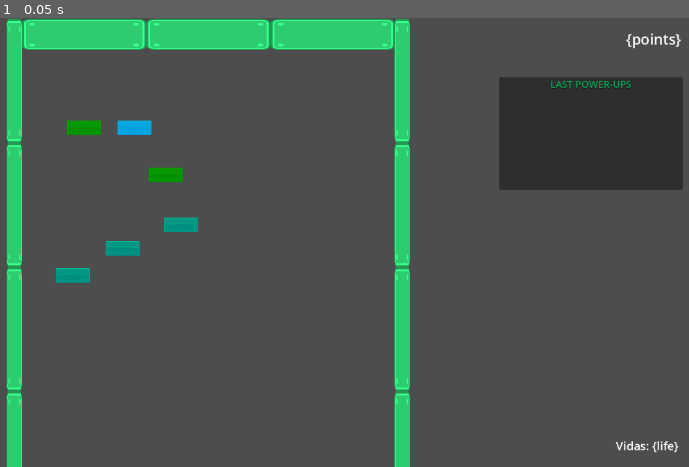
Above: before the commit, frame 1.
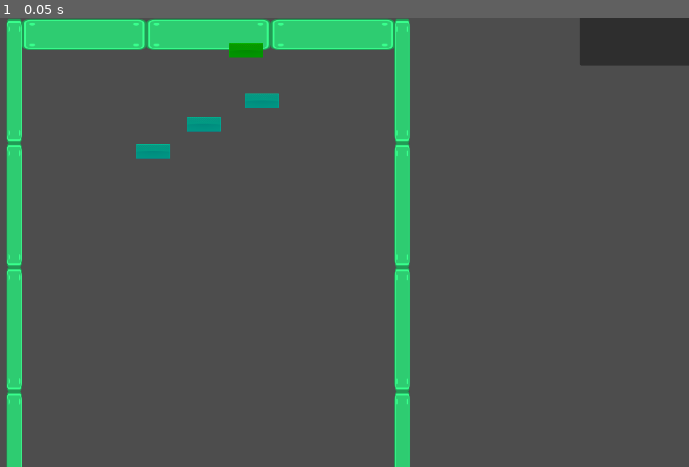
Above: after the commit, the same moment.

Repository: Asmatu-cell/godot.test.arkanoid-clon
Game: Godot game, scene res://Scenes/Niveles/nivel_3.tscn
Two runs of this game, one before a commit and one after it. Both use one fixed random seed, a clock stepped at 60 frames per second and the inputs below. This scene is started directly instead of the project's main scene.
Inputs:
- Up to frame 1 (0.05 s): no input

The runs differ from the first frame. In frame 1, 10% of the frame differs, in the area x 8-100%, y 0-97%.

Commit message:
Muevo paredes

Diff:
--- a/Scenes/Niveles/nivel_3.tscn
+++ b/Scenes/Niveles/nivel_3.tscn
@@ -10,11 +10,10 @@
 [node name="Nivel 3" type="Node2D"]
 
 [node name="game_ui" parent="." instance=ExtResource("1_swl1n")]
-metadata/_edit_lock_ = true
+metadata/_edit_use_anchors_ = true
 
 [node name="Paredes" parent="." instance=ExtResource("2_cls0r")]
-position = Vector2(62, 0)
-metadata/_edit_lock_ = true
+position = Vector2(-104, 256)
 
 [node name="Camera2D" type="Camera2D" parent="Paredes"]
 position = Vector2(-1.99999, 302)
